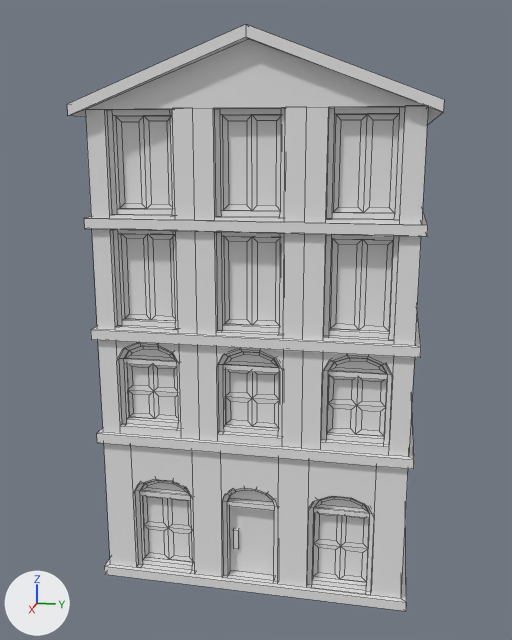
The Blender file Assets/Models/MiScusiModels/NewYork/Building07.blend, before and after one commit.
Before and after are seen from a 50 mm camera at (14.83, 38.26, 9.01) aimed at (-1.62, 34.97, 4.9). Arrows for +X, +Y and +Z are at lower left; the lights stay in place. Mesh edges are drawn as thin lines.

The scene before the commit, as lines of its bpy script (objects in view):
```python
me_building_007_mesh = bpy.data.meshes.new('building_007_mesh')
me_building_007_mesh.from_pydata(...)  # 741 vertices, 641 faces; spans x -7.42..0.84, y -3.33..3.33, z -4.85..6.16
# faces by material slot: [207, 30, 14, 351, 37, 2]
me_building_007_mesh.materials.append(mat_material_025)  # white #e7e7e7
me_building_007_mesh.materials.append(mat_material_026)  # white #e7e7e7
me_building_007_mesh.materials.append(mat_material_027)  # white #e7e7e7
me_building_007_mesh.materials.append(mat_material_028)  # white #e7e7e7
me_building_007_mesh.materials.append(mat_material_029)  # white #e7e7e7
me_building_007_mesh.materials.append(mat_material_030)  # white #e7e7e7
# before: 68 (0.32, 2.29, -4.45) at pixel (361, 577), 69 (0.32, 1.94, -4.45) at pixel (344, 575), 78 (0.32, 1.39, -3.12) at pixel (319, 514), 79 (0.32, 1.74, -3.12) at pixel (336, 515), 80 (0.32, 1.74, -3.69) at pixel (336, 540)
# before: 112 (0.32, 1.39, -3.69) at pixel (318, 539), 121 (0.32, 2.29, -3.89) at pixel (362, 552), 122 (0.32, 1.94, -3.89) at pixel (345, 550), 123 (0.32, 1.94, -3.69) at pixel (345, 541), 124 (0.32, 2.29, -3.69) at pixel (363, 543)
# before: 125 (0.32, 2.29, -3.12) at pixel (364, 518), 126 (0.32, 1.94, -3.12) at pixel (346, 516), 127 (0.32, 1.39, -4.45) at pixel (318, 572), 128 (0.32, 1.74, -4.45) at pixel (335, 574), 129 (0.32, 1.74, -3.89) at pixel (335, 549)
# before: 130 (0.32, 1.39, -3.89) at pixel (318, 547)
# before: 137 (0.32, -1.94, -4.45) at pixel (164, 554), 143 (0.32, -2.29, -4.45) at pixel (149, 552), 147 (0.32, -1.74, -3.89) at pixel (173, 532), 148 (0.32, -1.39, -3.89) at pixel (188, 533), 149 (0.32, -1.39, -4.45) at pixel (189, 557)
# before: 181 (0.32, -1.74, -4.45) at pixel (173, 555), 190 (0.32, -1.94, -3.89) at pixel (164, 531), 191 (0.32, -2.29, -3.89) at pixel (148, 529), 192 (0.32, -1.74, -3.69) at pixel (172, 523), 193 (0.32, -1.39, -3.69) at pixel (188, 525)
# before: 194 (0.32, -1.39, -3.12) at pixel (188, 501), 195 (0.32, -1.74, -3.12) at pixel (172, 499), 196 (0.32, -2.29, -3.69) at pixel (148, 521), 197 (0.32, -1.94, -3.69) at pixel (163, 522), 198 (0.32, -1.94, -3.12) at pixel (162, 498)
# before: 199 (0.32, -2.29, -3.12) at pixel (147, 497)
ob_building_007 = bpy.data.objects.new('building_007', me_building_007_mesh)
ob_building_007.location = (1.4, 35.56, 4.85)
```
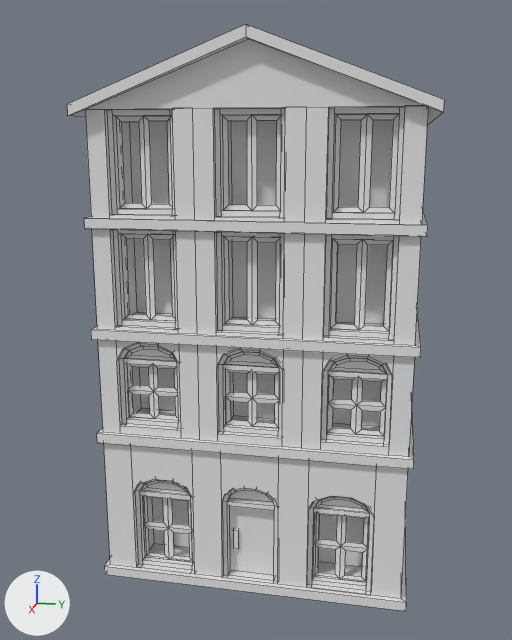
Location of each change, (x1, y1, x2, y2) in pixels of the pictures (512 x 640 px):
'Cube', added: after (121, 120, 393, 577)
part 1 of me_building_007_mesh, deleted: before (318, 514, 364, 577)
part 2 of me_building_007_mesh, deleted: before (147, 497, 189, 557)
part 3 of me_building_007_mesh, deleted: before (121, 120, 393, 431)

Edits to the bpy script that builds the scene:
```text
Change me_building_007_mesh:
    used by ob_building_007; location = (1.4, 35.56, 4.85)
    verts and faces of me_building_007_mesh; kept vertices keep their numbers, new ones are numbered from 741
    remove me_building_007_mesh.from_pydata(...)  # 741 vertices, 641 faces; spans x -7.42..0.84, y -3.33..3.33, z -4.85..6.16
    add me_building_007_mesh.from_pydata(...)  # 741 vertices, 609 faces; spans x -7.42..0.84, y -3.33..3.33, z -4.85..6.16
    me_building_007_mesh part 1
    add delete_faces([(123, 124, 125, 126), (68, 121, 122, 69), (127, 128, 129, 130), (78, 112, 80, 79)])
    me_building_007_mesh part 2
    add delete_faces([(192, 193, 194, 195), (147, 181, 149, 148), (137, 190, 191, 143), (196, 197, 198, 199)])
    me_building_007_mesh part 3
    24 faces are deleted
Add me_cube:
    me_cube.from_pydata(...)  # 88 vertices, 55 faces; spans x -0.27..0.29, y -2.58..2.59, z -5.28..3.93
Add ob_cube:
    ob_cube = bpy.data.objects.new('Cube', me_cube)
    ob_cube.location = (1.42, 35.58, 5.61)
```
